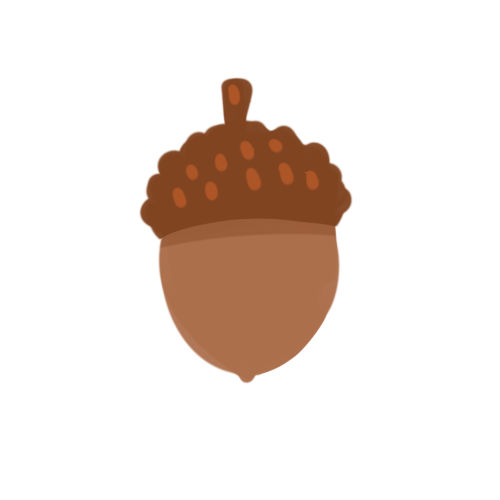
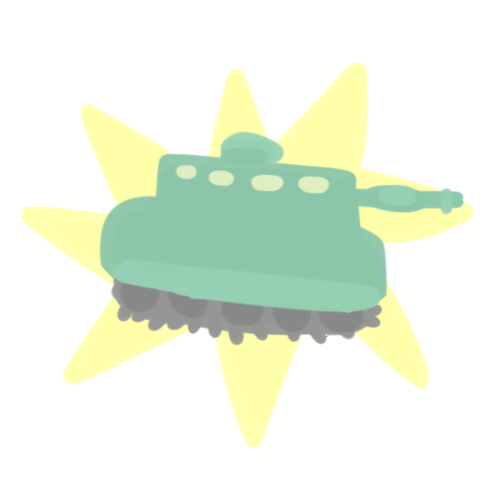
Layers edited between the first and the second 500 × 500 image:
hid group "Set3" (6 layers), opacity 100% → 65% over [68, 77, 396, 384]
painted on "Layer26" over [171, 83, 321, 209]
painted on "Layer24" over [138, 119, 353, 242]
painted on "Layer27" over [220, 77, 254, 195]
painted on "Layer25" over [68, 205, 396, 268]
painted on "Layer22" over [157, 162, 341, 384]
showed group "Set1" (6 layers), opacity 100% → 65% over [20, 61, 475, 449]
painted on "Layer5" over [174, 164, 331, 195]
painted on "Layer4" over [110, 130, 454, 314]
painted on "Layer2" over [119, 275, 365, 335]
painted on "Layer3" over [110, 265, 383, 347]
painted on "Layer1" over [98, 152, 465, 327]
painted on "Layer6" over [20, 61, 475, 449]
